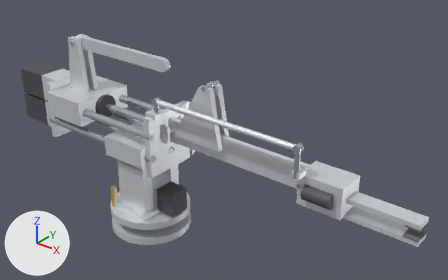
Two versions of the glTF model global/modelo-3d/brazo_xk-js1-1.glb, one commit apart.
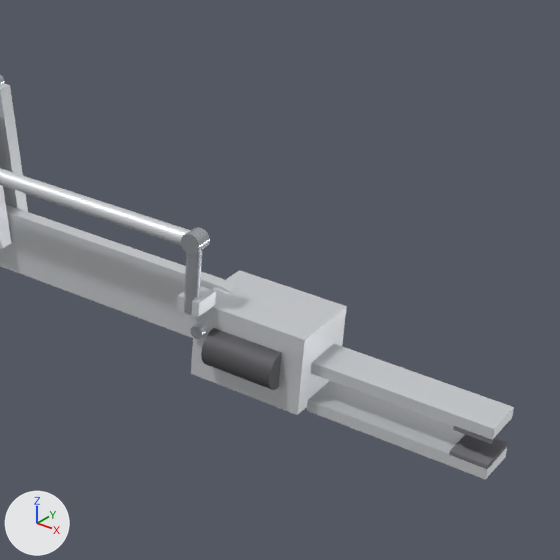
There are two pictures of each version: one whole from a 50 mm lens placed at (0.813, -0.772, 0.731), pointed at (0.15, 0.057, 0.217), one close up on the part from 49% to 100% of the width and 18% to 100% of the height. Every picture has the same lights, and +X, +Y and +Z are marked at lower left. The first two pictures are the older version. Where no turn or scale is listed for an object, it has been applied to the vertices. Vertices at exactly the same position are counted once.

Objects in the first close-up: 'brazo_9', 'mordaza_inf', 'mordaza_sup', 'pinza', 'varilla_13'.
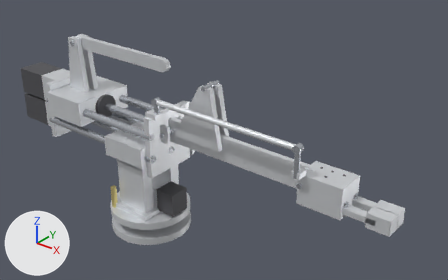
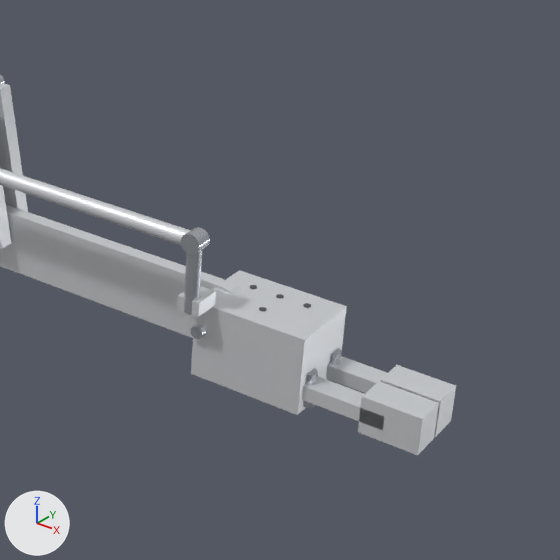
Pixel boxes (x1, y1, x2, y2) of what changed, in the close-ups (560 x 560 px):
'mordaza_sup', deleted
    before: (311, 344, 514, 444)
    faces in mat_aluminio (white #e7eaed): (311, 344, 514, 440)
    faces in mat_goma (grey #76767c): (453, 419, 512, 444)
'mordaza_inf', deleted
    before: (307, 381, 508, 480)
    faces in mat_aluminio (white #e7eaed): (307, 381, 507, 480)
    faces in mat_goma (grey #76767c): (449, 434, 508, 469)
'mordaza_der', added
    after: (302, 368, 439, 455)
    faces in mat_aluminio (white #e7eaed): (302, 377, 439, 455)
    faces in mat_acero (light grey #ced3da): (303, 368, 318, 408)
'mordaza_izq', added
    after: (326, 348, 456, 437)
    faces in mat_aluminio (white #e7eaed): (326, 356, 456, 437)
    faces in mat_acero (light grey #ced3da): (329, 348, 342, 384)
part 1 of me_pinza, deleted
    before: (201, 328, 281, 390)

The change in detail:
me_pinza is used by ob_pinza; parent ob_brazo_9; location (0.3, 0.0, 0.0).
me_pinza had 94 vertices, 168 faces and spanned x -0.008..0.075, y -0.045..0.0275, z -0.035..0.07.
me_pinza now has 140 vertices, 248 faces and spans x -0.008..0.075, y -0.045..0.0275, z -0.035..0.07.
me_pinza part 1: the loose piece of 42 vertices spanning x 0.01..0.06, y -0.041..-0.015, z -0.0205..0.0055 is deleted.
Other edits to the shape of me_pinza do not show in these pictures.
Mesh me_mordaza_izq is new.
It has 60 vertices, 100 faces and spans x -0.005..0.08, y -0.015..0.008, z -0.013..0.013.
Faces by material slot: [64, 24, 12].
It uses material mat_acero (light grey #ced3da).
It uses material mat_aluminio (white #e7eaed).
It uses material mat_goma (grey #76767c).
Mesh me_mordaza_der is new.
It has 60 vertices, 100 faces and spans x -0.005..0.08, y -0.008..0.015, z -0.013..0.013.
Faces by material slot: [64, 24, 12].
It uses material mat_acero (light grey #ced3da).
It uses material mat_aluminio (white #e7eaed).
It uses material mat_goma (grey #76767c).
Object 'mordaza_sup' (ob_mordaza_sup) is deleted.
Object 'mordaza_inf' (ob_mordaza_inf) is deleted.
Object 'mordaza_izq' (ob_mordaza_izq) is new; it shows me_mordaza_izq.
Its location is (0.447, 0.016, 0.216).
Object 'mordaza_der' (ob_mordaza_der) is new; it shows me_mordaza_der.
Its location is (0.447, -0.016, 0.216).
